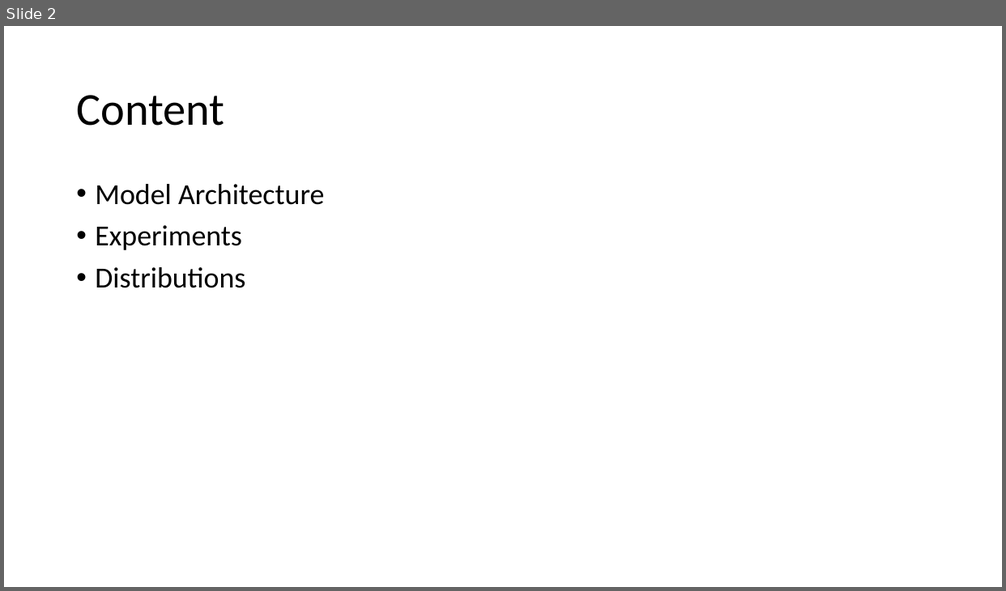
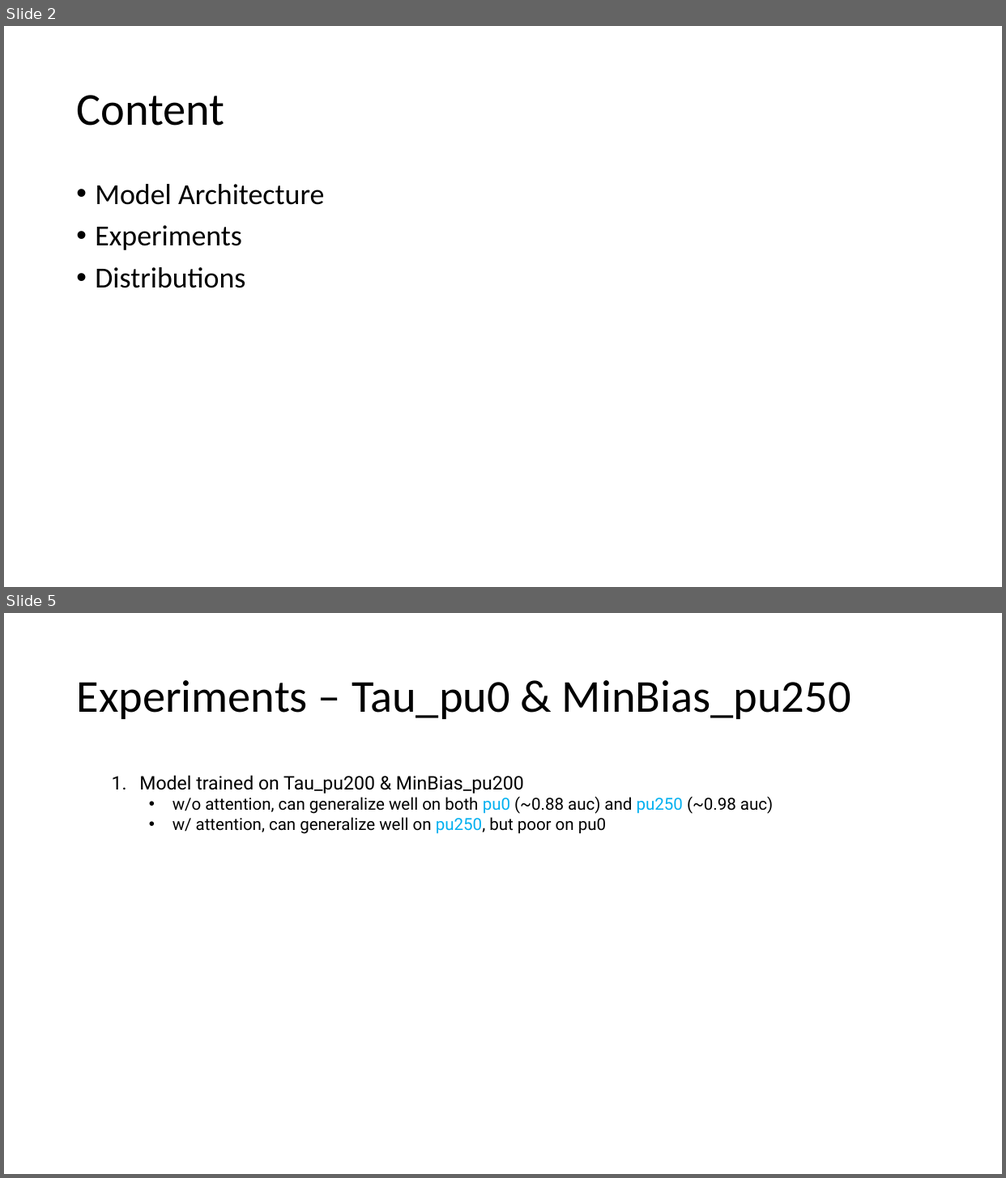
Before and after one commit to ekoenig4/Tau3MuGNNs, a slide deck: Tau3MuGNNs.pptx. Shown one above the other, each under a label of ours: slide 2 before the commit, slides 2 and 5 after it; the slides between them are not shown. The pictures are 1006x591 and 1006x1178 pixels, drawn with LibreOffice and Linux fonts; fonts in the diff are those of the drawing. Boxes give left, top, right and bottom in pixels: in the first picture for what was removed or moved away, otherwise in the second. Text is boxed around its words. In the diff, an @@ line names an element or a change of style, - is before the commit and + after.

```diff
--- a/Tau3MuGNNs.pptx
+++ b/Tau3MuGNNs.pptx
@@ slide 5 added at (4,613,1002,1174), background #FFFFFF @@
@@ title added at (76,680,851,719), 44 pt, text #000000 @@
+Experiments – Tau_pu0 & MinBias_pu250
@@ text added at (139,775,773,834), 16 pt, text #000000 @@
+1. Model trained on Tau_pu200 & MinBias_pu200
+  • w/o attention, can generalize well on both pu0 (~0.88 auc) and pu250 (~0.98 auc)
+  • w/ attention, can generalize well on pu250, but poor on pu0
```
Also in this commit, not shown: 2 slides changed, 3 other slides added, 16 slides removed, 6 other files.
